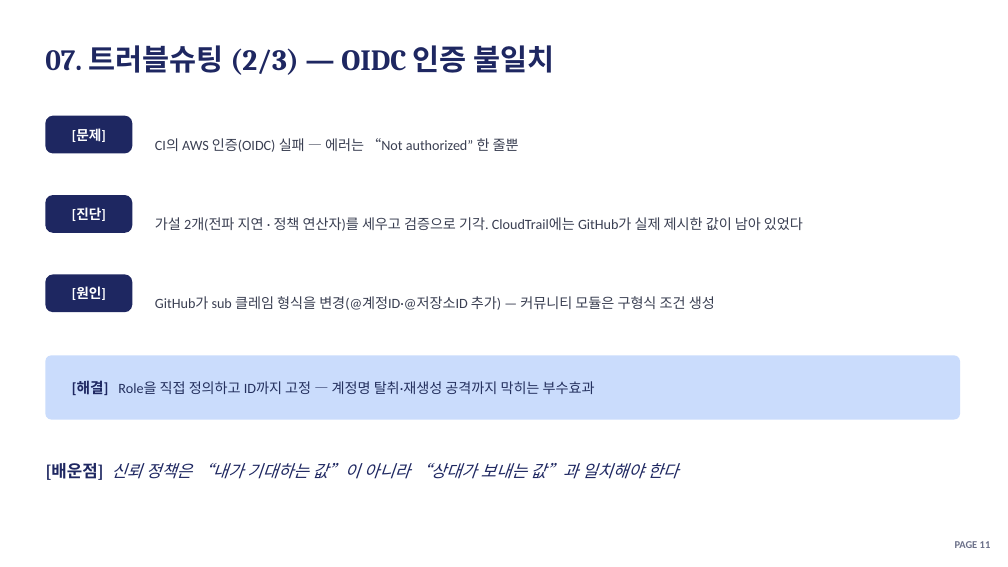
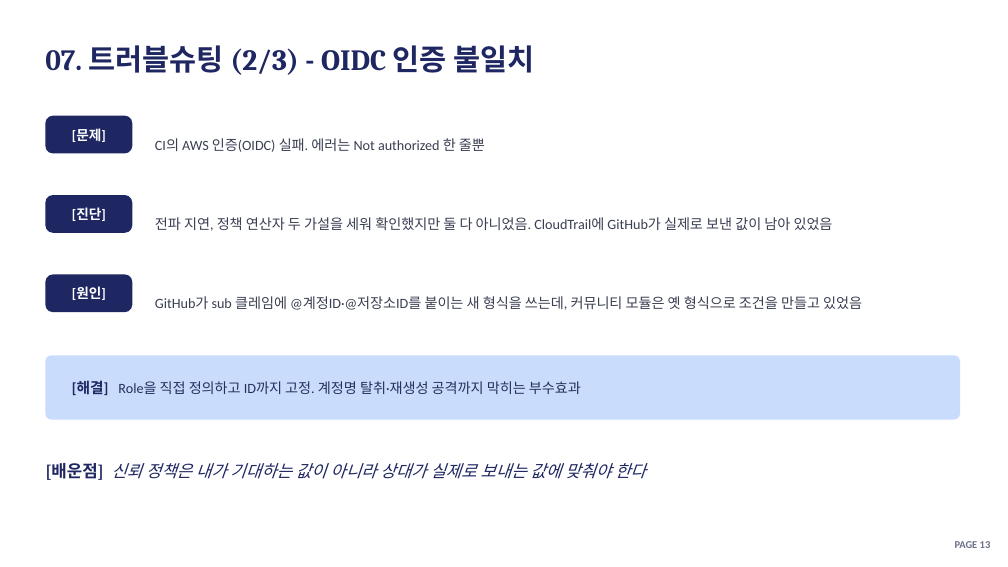
Before and after one commit to soc05272/eks-gitops-portfolio, a slide deck: slide 13 of docs/presentation.pptx. Drawn at 1008x567 pixels with LibreOffice and Linux fonts; fonts in the diff are those of the drawing. Boxes give left, top, right and bottom in pixels: in the first picture for what was removed or moved away, otherwise in the second. Text is boxed around its words. In the diff, an @@ line names an element or a change of style, - is before the commit and + after.

```diff
--- a/docs/presentation.pptx
+++ b/docs/presentation.pptx
@@ text at [45, 45, 534, 75]: text changed @@
-07. 트러블슈팅 (2/3) — OIDC 인증 불일치
+07. 트러블슈팅 (2/3) - OIDC 인증 불일치
@@ text at [155, 138, 485, 152]: text changed @@
-CI의 AWS 인증(OIDC) 실패 — 에러는 “Not authorized” 한 줄뿐
+CI의 AWS 인증(OIDC) 실패. 에러는 Not authorized 한 줄뿐
@@ text at [155, 217, 833, 231]: text changed @@
-가설 2개(전파 지연 · 정책 연산자)를 세우고 검증으로 기각. CloudTrail에는 GitHub가 실제 제시한 값이 남아 있었다
+전파 지연, 정책 연산자 두 가설을 세워 확인했지만 둘 다 아니었음. CloudTrail에 GitHub가 실제로 보낸 값이 남아 있었음
@@ text at [155, 296, 862, 310]: text changed @@
-GitHub가 sub 클레임 형식을 변경(@계정ID·@저장소ID 추가) — 커뮤니티 모듈은 구형식 조건 생성
+GitHub가 sub 클레임에 @계정ID·@저장소ID를 붙이는 새 형식을 쓰는데, 커뮤니티 모듈은 옛 형식으로 조건을 만들고 있었음
@@ text at [72, 381, 581, 395]: text changed @@
-[해결] Role을 직접 정의하고 ID까지 고정 — 계정명 탈취·재생성 공격까지 막히는 부수효과
+[해결] Role을 직접 정의하고 ID까지 고정. 계정명 탈취·재생성 공격까지 막히는 부수효과
@@ text at [45, 463, 646, 480]: text changed @@
-[배운점] 신뢰 정책은 “내가 기대하는 값”이 아니라 “상대가 보내는 값”과 일치해야 한다
+[배운점] 신뢰 정책은 내가 기대하는 값이 아니라 상대가 실제로 보내는 값에 맞춰야 한다
```
Also in this commit, not shown: 18 other slides changed, 1 slide removed, 3 other files.
